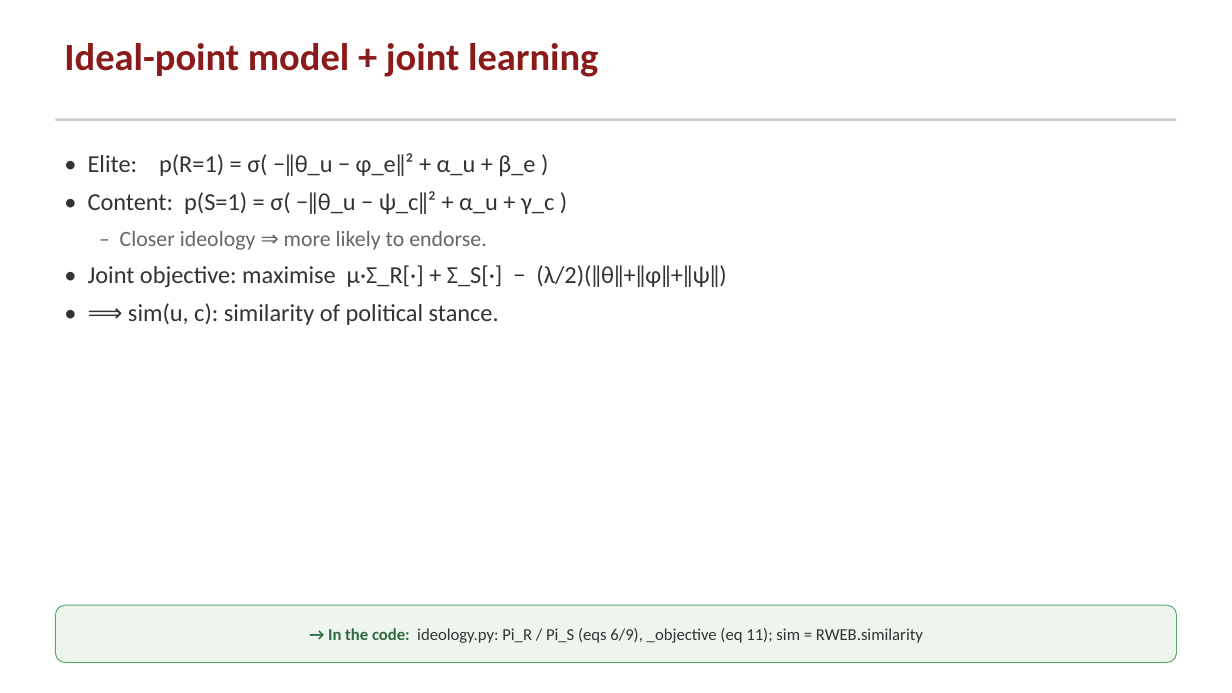
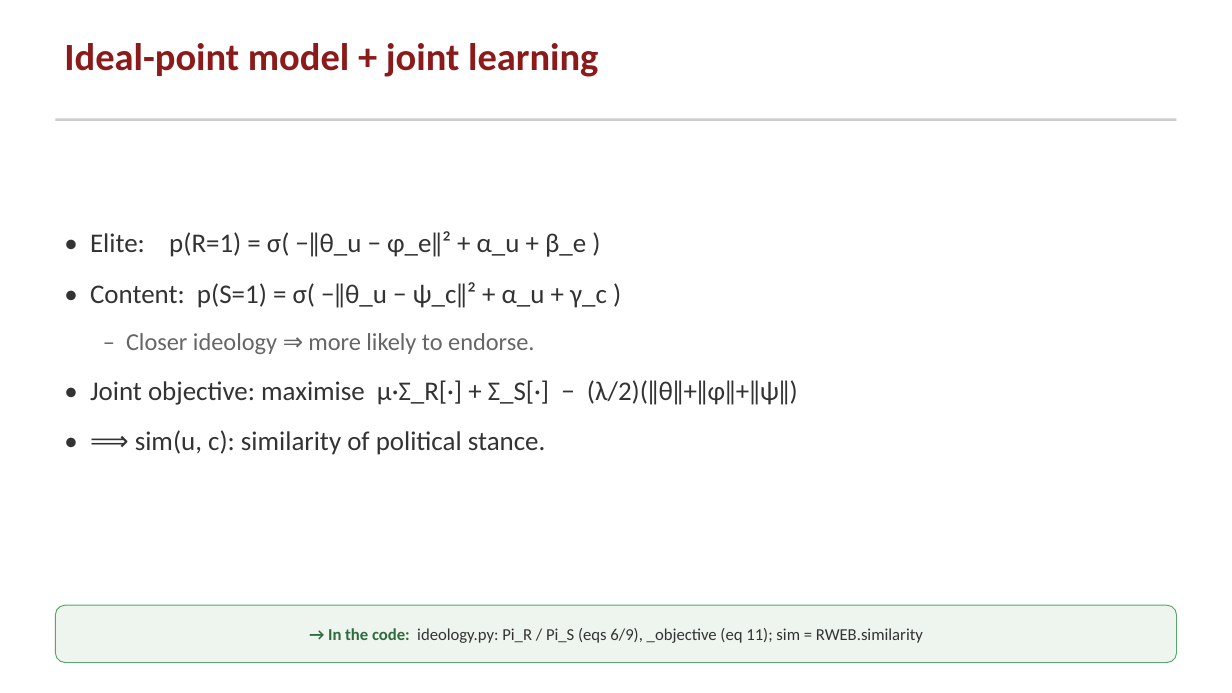
Before and after one commit to greenwichg/random_walks_with_erasure, a slide deck: slide 7 of docs/RWE_talk.pptx. Drawn at 1232x693 pixels with LibreOffice and Linux fonts; fonts in the diff are those of the drawing. Boxes give left, top, right and bottom in pixels: in the first picture for what was removed or moved away, otherwise in the second. Text is boxed around its words. In the diff, an @@ line names an element or a change of style, - is before the commit and + after.

```diff
--- a/docs/RWE_talk.pptx
+++ b/docs/RWE_talk.pptx
@@ text "• Elite: p(R=1) = σ( ...": place and size @@
-text "• Elite: p(R=1) = σ( ..." at [88, 153, 726, 325]
+text "• Elite: p(R=1) = σ( ..." at [90, 231, 798, 455]
@@ text "• Elite: p(R=1) = σ( ..." at [90, 231, 798, 455]: size 19 to 21 pt in "• Elite: p(R=1) = σ( −‖θ_u − ...", "• Content: p(S=1) = σ( −‖θ_u − ...", "• Joint objective: maximise μ·Σ_R[·] + Σ_S[·] ...", "• ⟹ sim(u, c): similarity of political ..."; size 17 to 19 pt in "– Closer ideology ⇒ more likely to ..."; more space between paragraphs @@
```
Also in this commit, not shown: 16 other slides changed, 3 other files.
